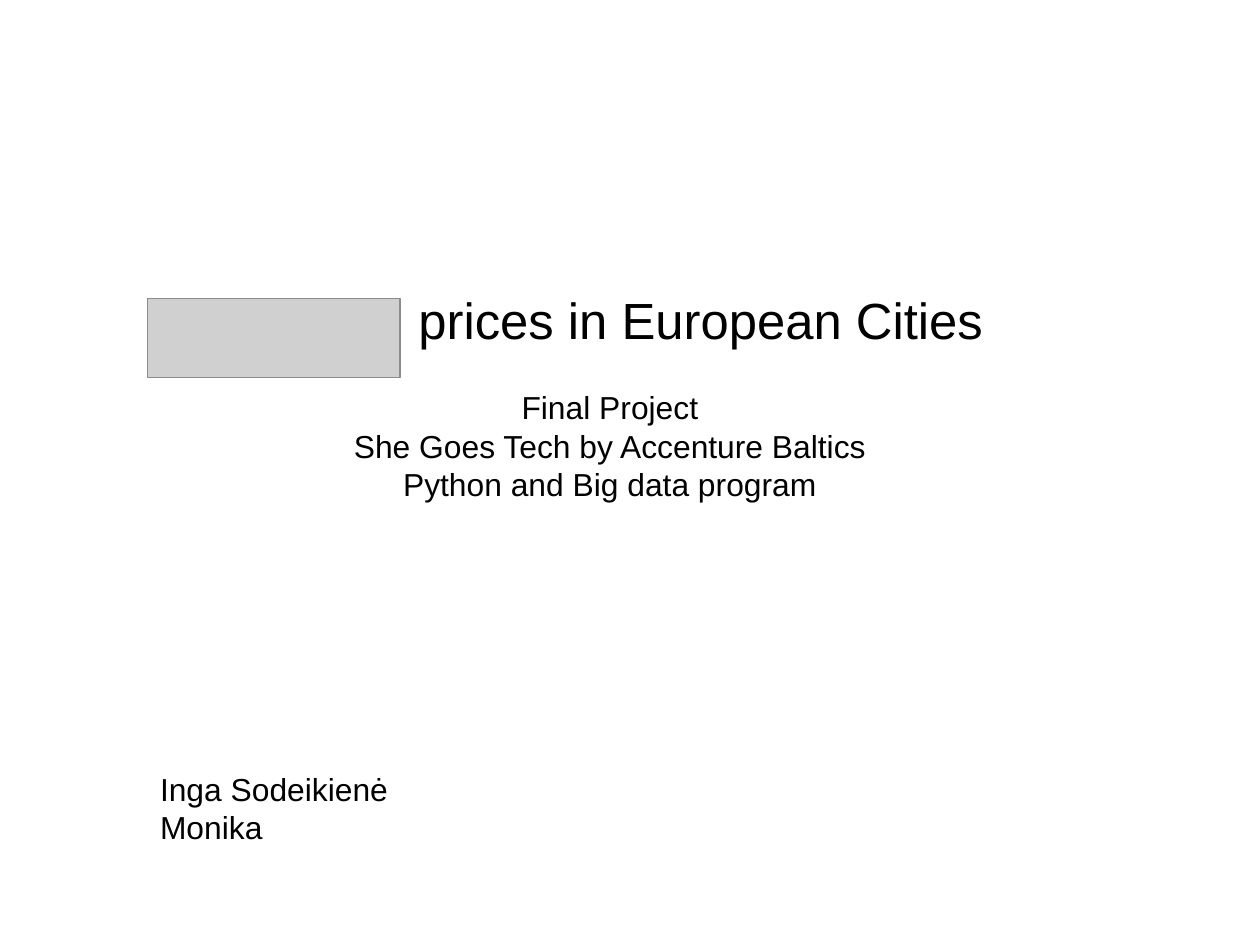
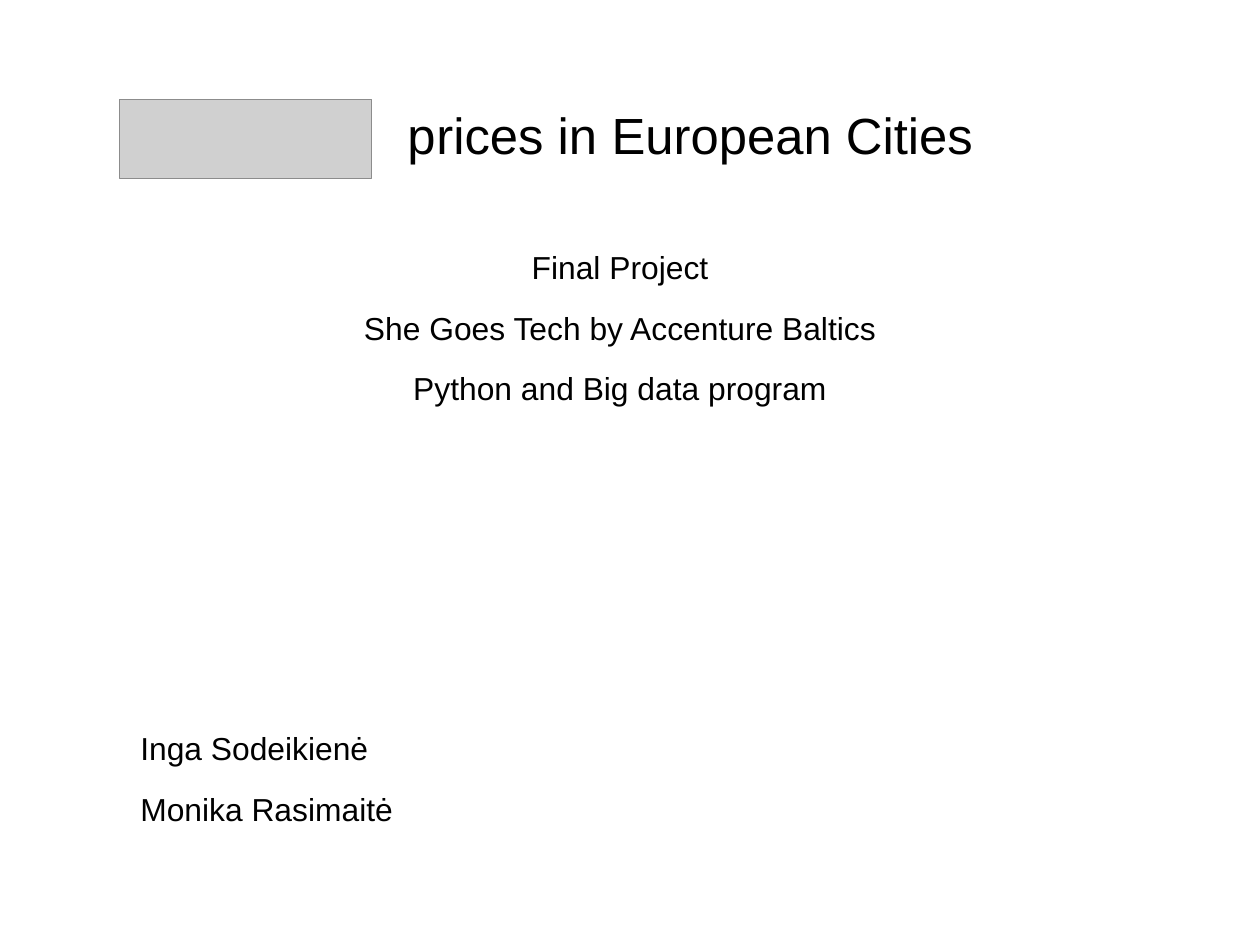
Before and after one commit to IngaGS/SheGoesTech_FinalProject, a slide deck: slide 1 of Final Project.odp. Drawn at 1260x945 pixels with LibreOffice and Linux fonts; fonts in the diff are those of the drawing; grey boxes stand for pictures; background and template pictures are left out. Boxes give left, top, right and bottom in pixels: in the first picture for what was removed or moved away, otherwise in the second. Text is boxed around its words. In the diff, an @@ line names an element or a change of style, - is before the commit and + after.

```diff
--- a/Final Project.odp
+++ b/Final Project.odp
@@ picture moved from (x1=147, y1=298, x2=400, y2=377) to (x1=119, y1=99, x2=372, y2=178) @@
@@ subtitle "prices in European Cities" moved from (x1=160, y1=302, x2=983, y2=840) to (x1=364, y1=117, x2=973, y2=406) @@
@@ subtitle "prices in European Cities" at (x1=364, y1=117, x2=973, y2=406): more space between paragraphs @@
@@ text added at (x1=140, y1=737, x2=393, y2=822), 20 pt, text #000000 @@
+Inga Sodeikienė
+Monika Rasimaitė
@@ subtitle at (x1=160, y1=778, x2=388, y2=840): paragraphs removed @@
-Inga Sodeikienė
-Monika
```
Also in this commit, not shown: 1 other slide changed, 6 slides added, 21 other files.
